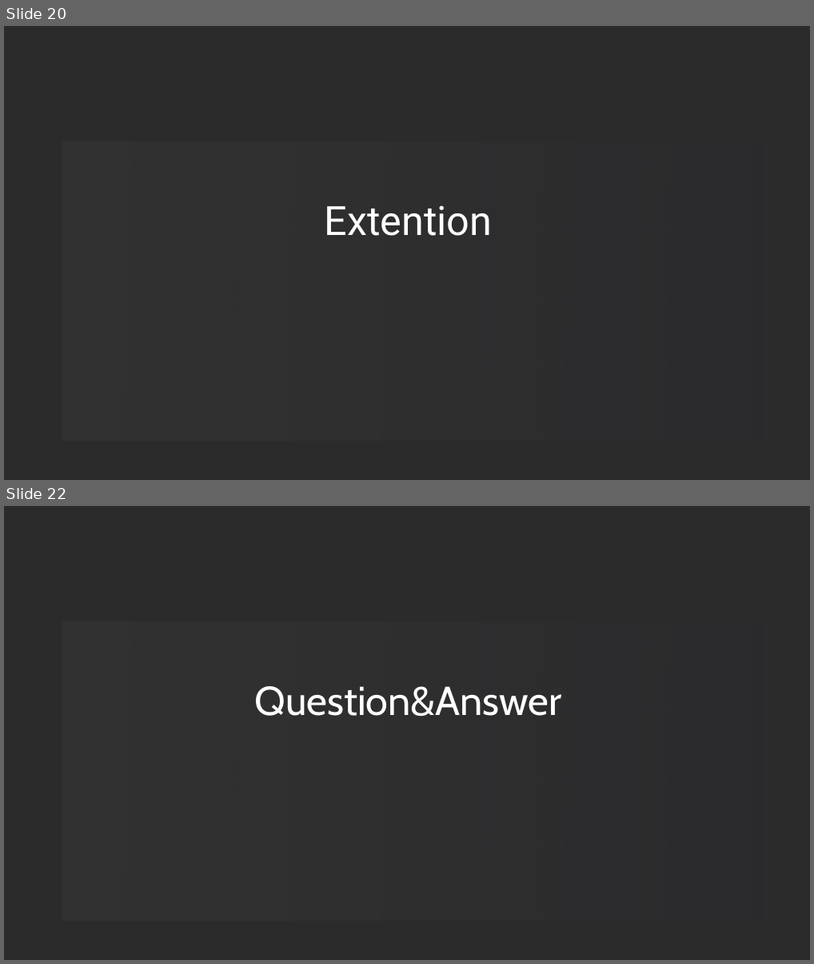
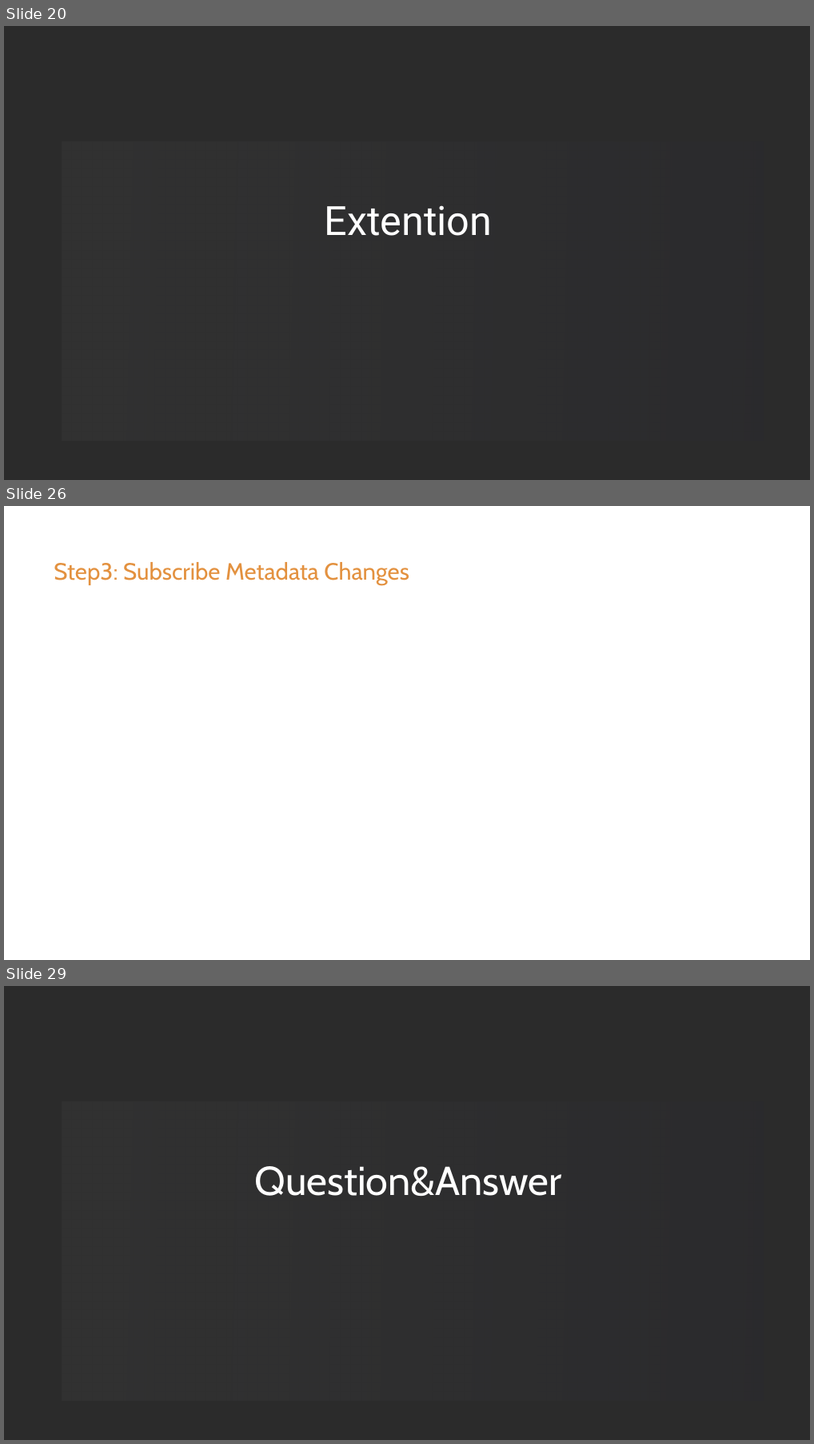
Before and after one commit to loongs-zhang/ACOCA2024-PlayWithWASM, a slide deck: PlayWithWASM.pptx. Shown one above the other, each under a label of ours: slides 20 and 22 before the commit, slides 20, 26 and 29 after it; the slides between them are not shown. The pictures are 814x964 and 814x1444 pixels, drawn with LibreOffice and Linux fonts; fonts in the diff are those of the drawing; background and template pictures are left out; a plain dark background stands for a picture behind light text. Boxes give left, top, right and bottom in pixels: in the first picture for what was removed or moved away, otherwise in the second. Text is boxed around its words. In the diff, an @@ line names an element or a change of style, - is before the commit and + after.

```diff
--- a/PlayWithWASM.pptx
+++ b/PlayWithWASM.pptx
@@ slide 26 added at [4, 506, 810, 960], background picture (left out) @@
@@ text added at [54, 562, 409, 585], 56 pt, text gradient #E3913F to #732D79 @@
+Step3: Subscribe Metadata Changes
@@ what was slide 22 is now slide 29 @@
```
Also in this commit, not shown: 2 slides changed, 6 other slides added, 11 other files.
